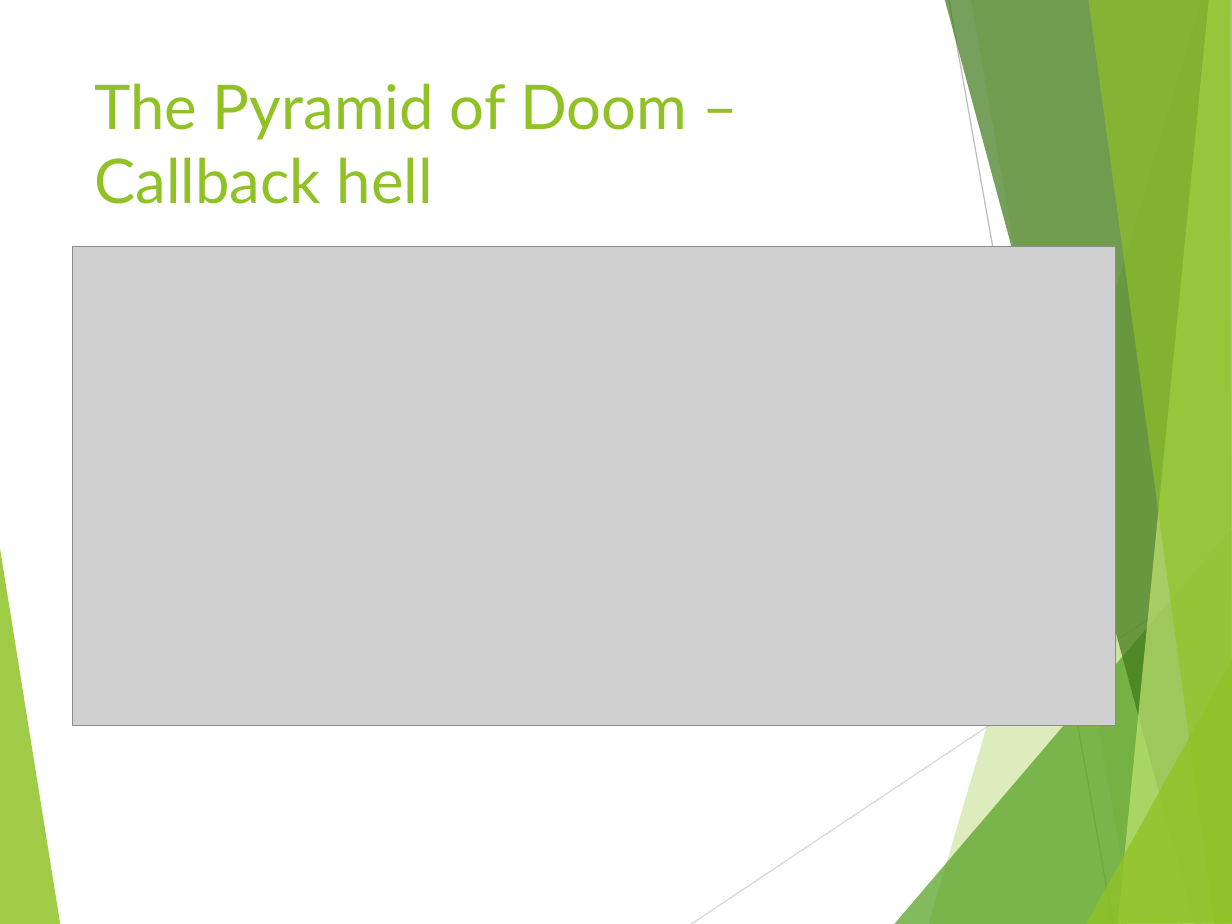
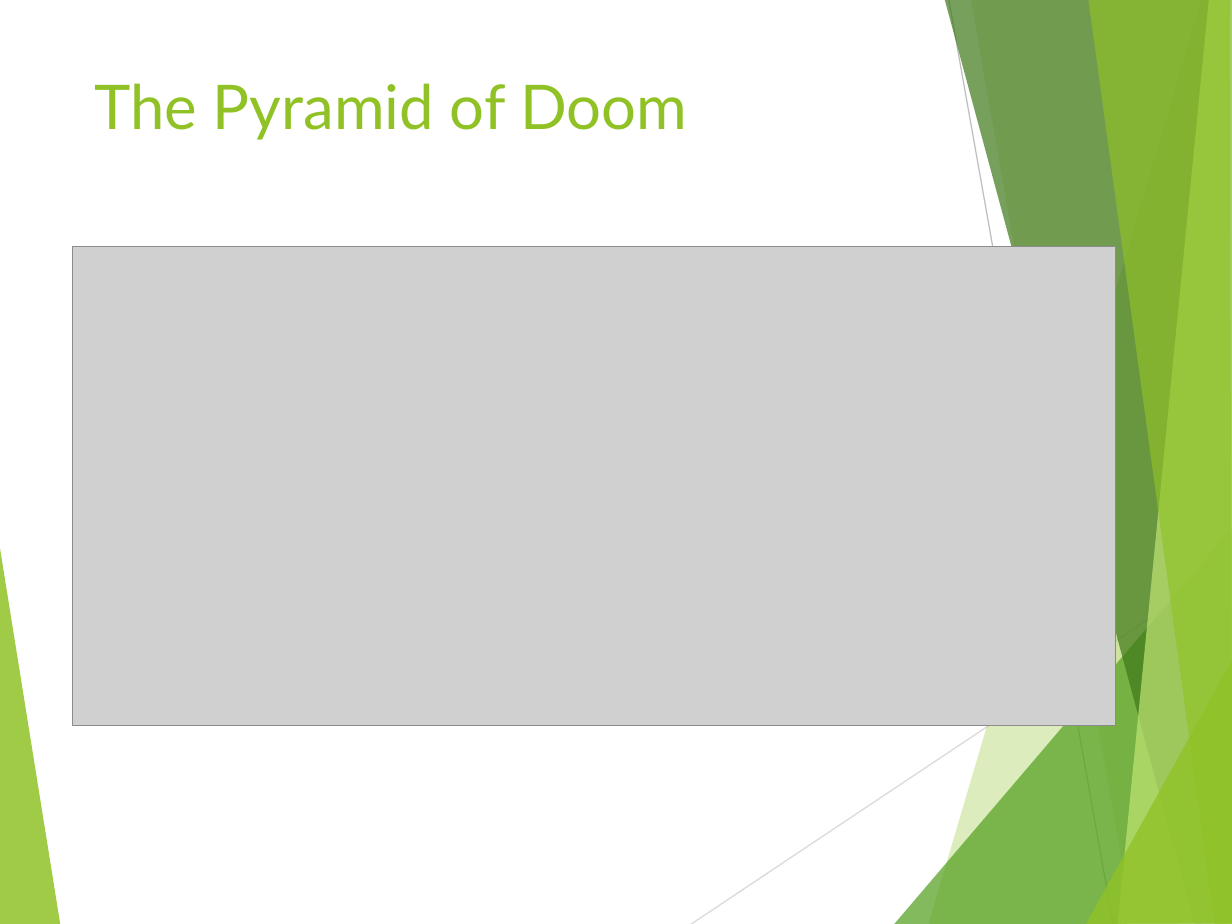
Before and after one commit to tamarstern/MyNodeJSCourse, a slide deck: slide 6 of day1/promises/nodejs_promises.pptx. Drawn at 1232x924 pixels with LibreOffice and Linux fonts; fonts in the diff are those of the drawing; grey boxes stand for pictures. Boxes give left, top, right and bottom in pixels: in the first picture for what was removed or moved away, otherwise in the second. Text is boxed around its words. In the diff, an @@ line names an element or a change of style, - is before the commit and + after.

```diff
--- a/day1/promises/nodejs_promises.pptx
+++ b/day1/promises/nodejs_promises.pptx
@@ title at box(94, 83, 687, 140): text changed @@
-The Pyramid of Doom – Callback hell
+The Pyramid of Doom
```
Also in this commit, not shown: 1 other slide changed, 2 other files.
